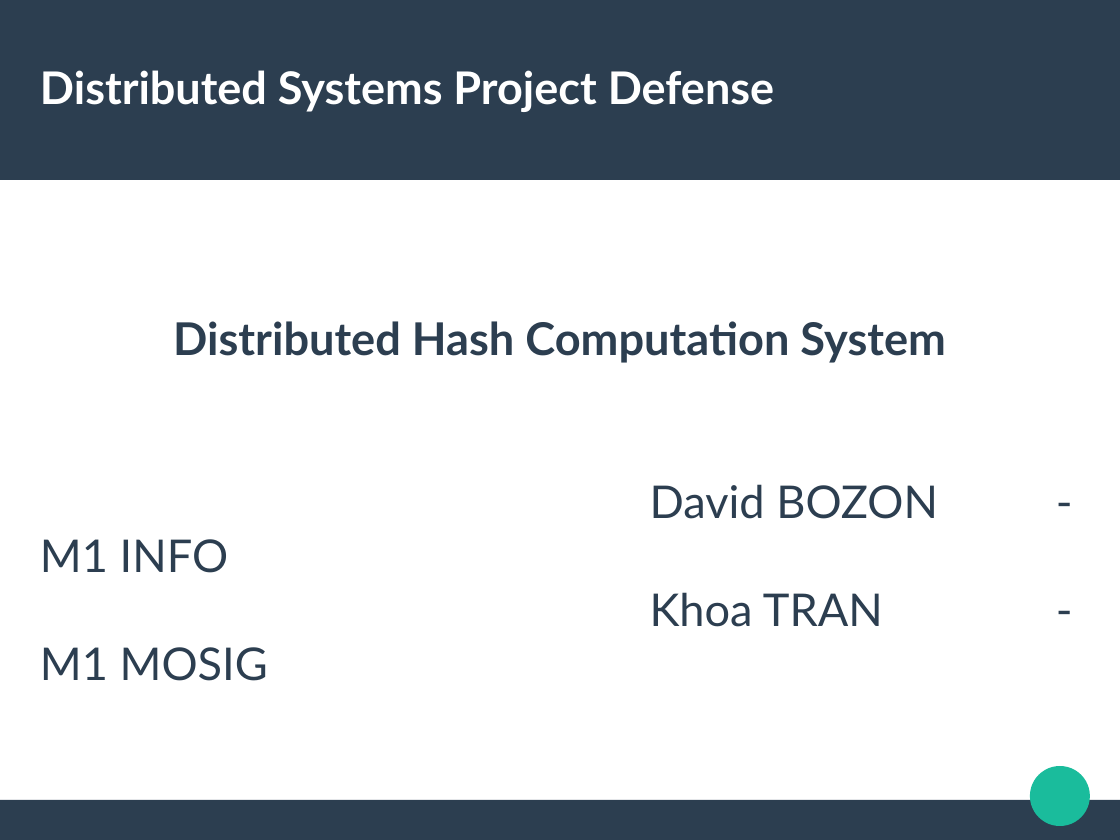
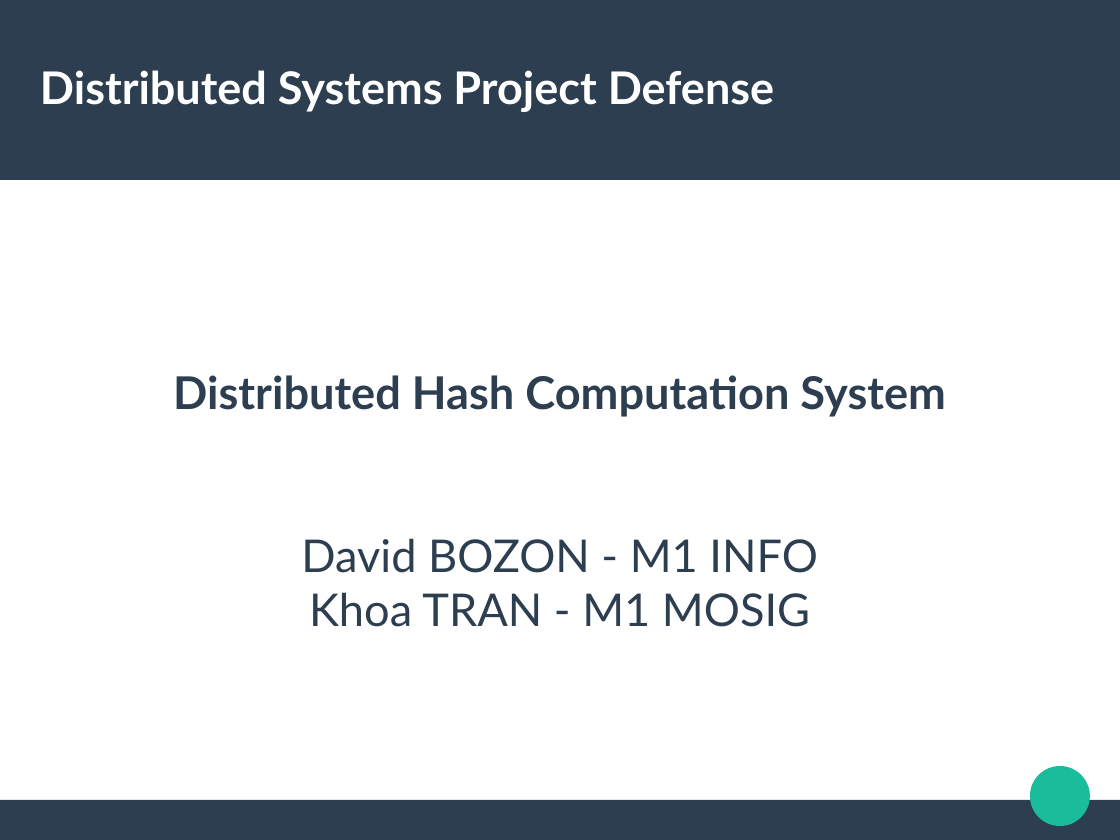
Before and after one commit to trandinhkhoa/distributed-system-project, a slide deck: slide 1 of presentation/defense.odp. Drawn at 1120x840 pixels with LibreOffice and Linux fonts; fonts in the diff are those of the drawing. Boxes give left, top, right and bottom in pixels: in the first picture for what was removed or moved away, otherwise in the second. Text is boxed around its words. In the diff, an @@ line names an element or a change of style, - is before the commit and + after.

```diff
--- a/presentation/defense.odp
+++ b/presentation/defense.odp
@@ subtitle at <box>301,538,818,627</box>: alignment left to centre @@
```
Also in this commit, not shown: 4 other slides changed.
